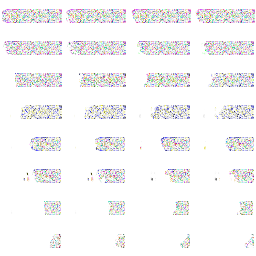
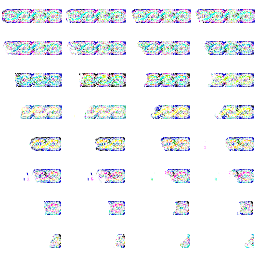
Two versions of the same layered image (256x256). Layer-by-layer changes:
hid "shades #1" over 249, 73, 254, 77
added layer "enhanced_full" above "merged" over 2, 9, 255, 248
hid "merged" over 2, 9, 255, 248
